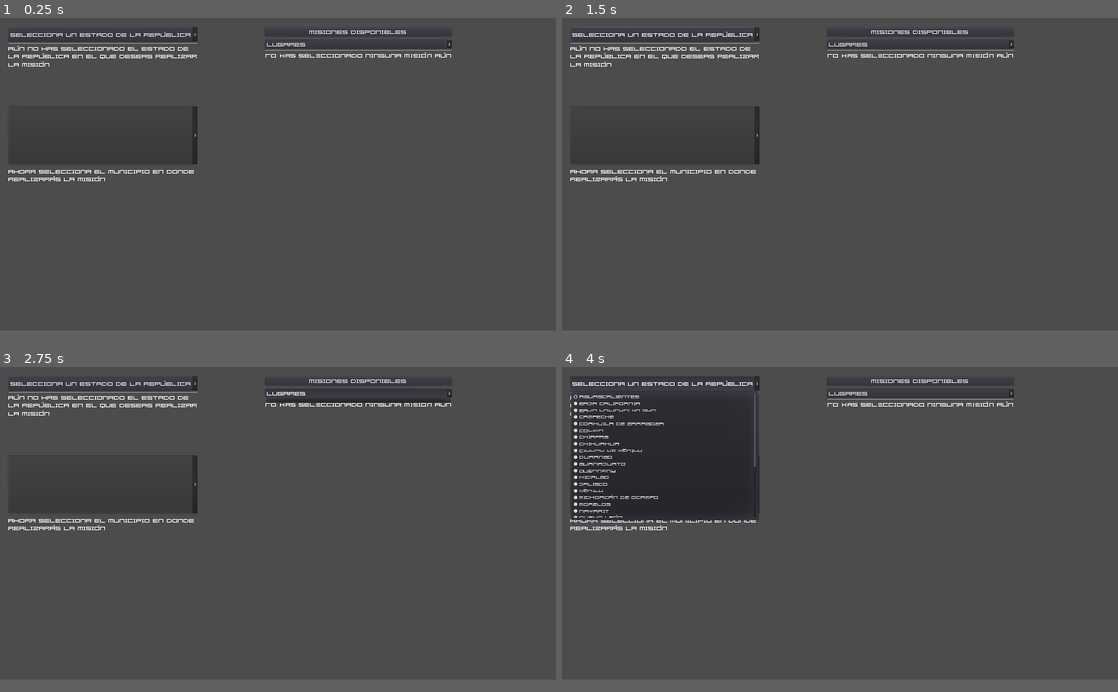
Above: before the commit, frames 1-4 (two rows, left to right).
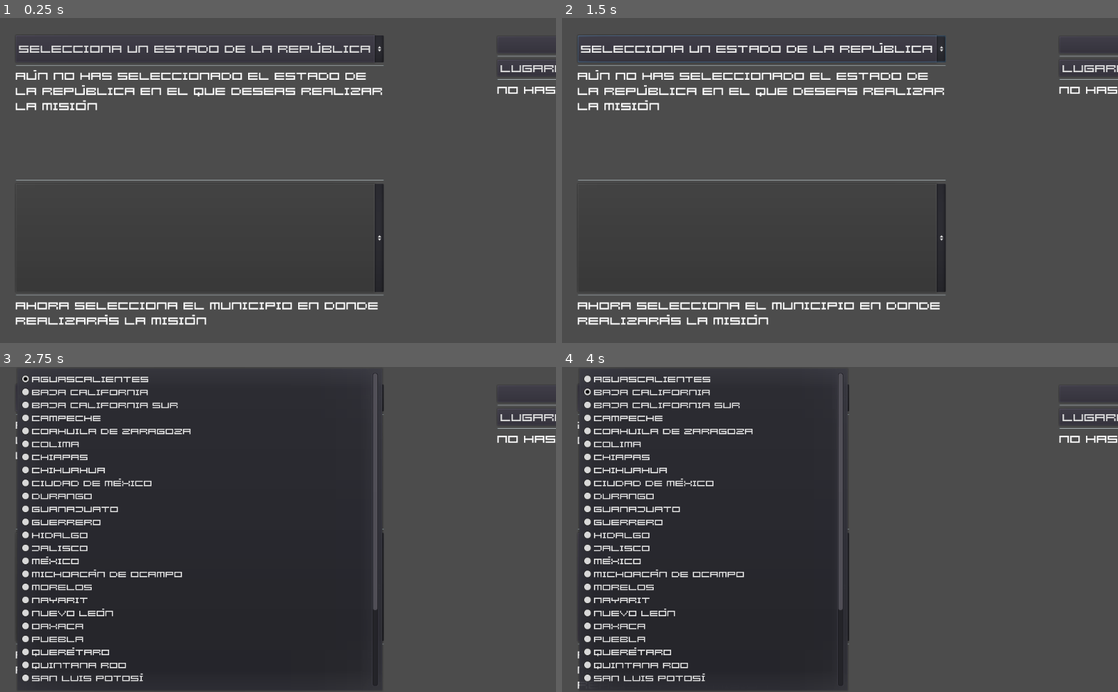
Above: after the commit, the same moments.

Repository: soyEd1981/prueba_rpg_turismo
Game: Godot game, scene res://Escenas/LlamadaAPI.tscn
Same seed, same stepped clock (60 frames per second), same inputs: the game is played once before the commit and once after it. After the commit the project has no main scene; this scene is started directly in both runs.
Inputs (mouse positions are in pixels of both pictures, inside the frame that each line leads up to):
- Up to frame 1 (0.25 s): no input
- Up to frame 2 (1.5 s): click "Selecciona un estado de la re…" at 0.5 s; click (917, 31) at 1.25 s, where only the run before the commit has a clickable "Misiones disponibles"
- Up to frame 3 (2.75 s): click (355, 393) at 2 s, where only the run before the commit has a clickable "Lugares"
- Up to frame 4 (4 s): click "Selecciona un estado de la re…" at 2.75 s; click "Selecciona un estado de la re…" (after the commit: "Baja California") at 3.5 s
In our replay, the window is 800x450 before the commit and 800x468 after it. These sizes can differ from the game's own. Grey fills any space a smaller window leaves; there, only what the larger window draws over its background counts as a difference.

The runs differ from the first frame. In frame 1, 7.1% of the frame differs, in the area x 1-100%, y 2-95%; in frame 2, 7.2%; in frame 3, 55%, in the area x 1-100%, y 1-100%; in frame 4, 35%.

Commit message:
Add files via upload

Diff:
--- /dev/null
+++ b/PruebaAPI.gd
@@ -0,0 +1,30 @@
+extends Control
+
+var lista: = []
+
+func _ready() -> void:
+	pass
+
+func _on_Button_pressed() -> void:
+	$HTTPRequest.request('https://sic.cultura.gob.mx/opendata/d/0_teatro_directorio.json')
+
+func _on_HTTPRequest_request_completed(result: int, response_code: int, headers: PoolStringArray, body: PoolByteArray) -> void:
+	var json = JSON.parse(body.get_string_from_utf8())
+	for j in json.result:
+		if j['nom_ent'] == 'Nuevo León':
+			lista.append(j)
+
+	var archivo: File = File.new()
+	archivo.open('user://prueba.json', File.WRITE)
+	archivo.store_string(to_json(lista))
+	archivo.close()
+
+func _on_Button2_pressed() -> void:
+	var archivo: File = File.new()
+	archivo.open('user://prueba.json', File.READ)
+	var contenido = parse_json(archivo.get_line())
+	archivo.close()
+
+	for i in contenido:
+		print(i['teatro_nombre'])
+		$RichTextLabel.add_text('\n' + i['nom_mun'] + ' - ' + i['teatro_nombre'])
--- /dev/null
+++ b/PruebaAPI.tscn
@@ -0,0 +1,48 @@
+[gd_scene load_steps=2 format=2]
+
+[ext_resource path="res://PruebaAPI.gd" type="Script" id=1]
+
+[node name="PruebaAPI" type="Control"]
+anchor_right = 1.0
+anchor_bottom = 1.0
+script = ExtResource( 1 )
+
+[node name="Button" type="Button" parent="."]
+anchor_left = 0.5
+anchor_top = 0.5
+anchor_right = 0.5
+anchor_bottom = 0.5
+margin_left = -75.0
+margin_top = -25.0
+margin_right = 75.0
+margin_bottom = 25.0
+text = "Llamada API"
+__meta__ = {
+"_edit_use_anchors_": false
+}
+
+[node name="Button2" type="Button" parent="."]
+anchor_left = 0.5
+anchor_top = 0.5
+anchor_right = 0.5
+anchor_bottom = 0.5
+margin_left = -75.0
+margin_top = 40.0
+margin_right = 75.0
+margin_bottom = 90.0
+text = "Cargar archivo"
+__meta__ = {
+"_edit_use_anchors_": false
+}
+
+[node name="HTTPRequest" type="HTTPRequest" parent="."]
+
+[node name="RichTextLabel" type="RichTextLabel" parent="."]
+margin_left = 82.0
+margin_top = 132.0
+margin_right = 385.0
+margin_bottom = 490.0
+
+[connection signal="pressed" from="Button" to="." method="_on_Button_pressed"]
+[connection signal="pressed" from="Button2" to="." method="_on_Button2_pressed"]
+[connection signal="request_completed" from="HTTPRequest" to="." method="_on_HTTPRequest_request_completed"]
--- a/project.godot
+++ b/project.godot
@@ -10,20 +10,8 @@
 
 [application]
 
-config/name="Proyecto-rpg-turismo"
-run/main_scene="res://Escenas/LlamadaAPI.tscn"
+config/name="Prueba Llamada Api"
 config/icon="res://icon.png"
-
-[display]
-
-window/size/width=1920
-window/size/height=1080
-window/stretch/mode="2d"
-window/stretch/aspect="expand"
-
-[input_devices]
-
-pointing/emulate_touch_from_mouse=true
 
 [physics]
 
